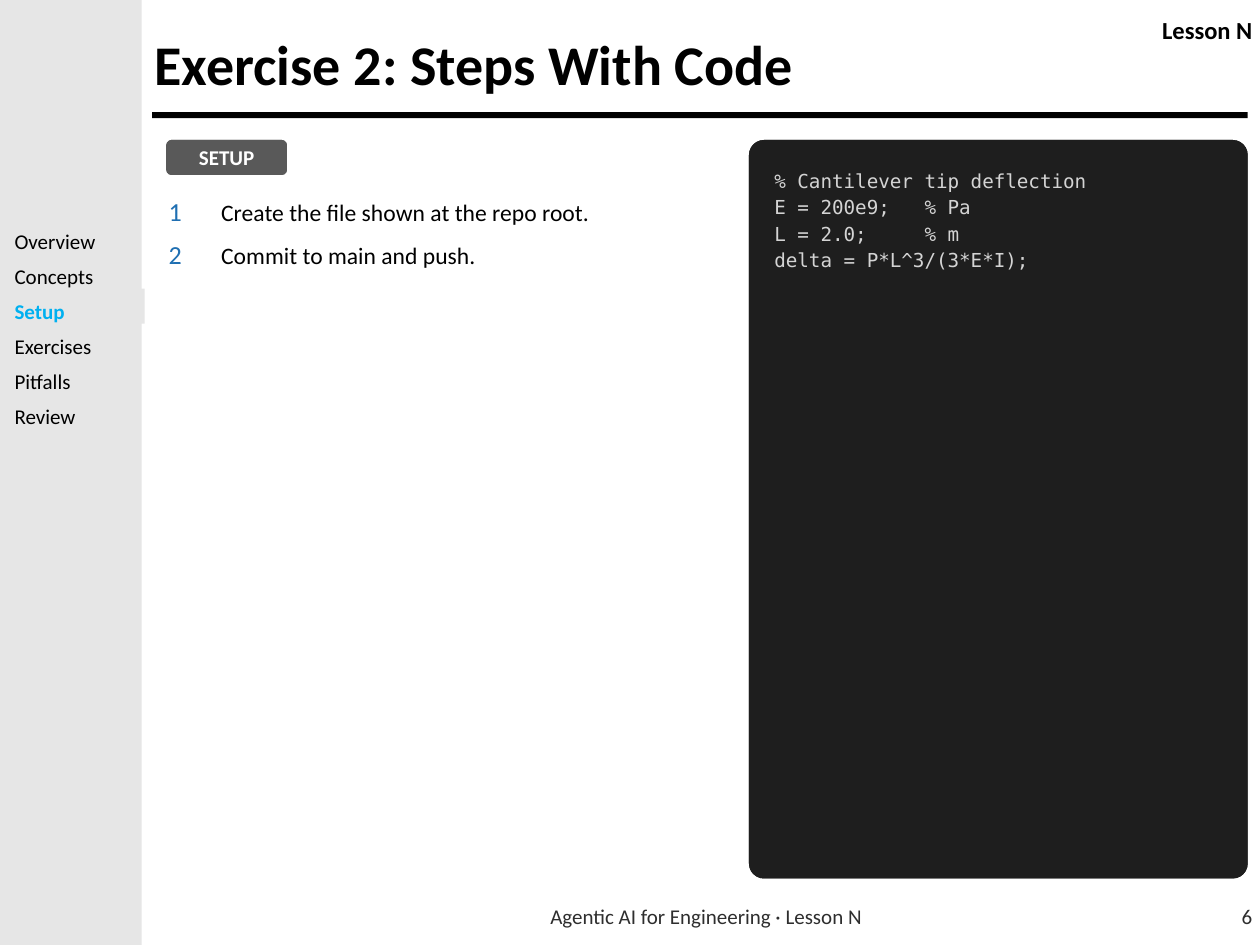
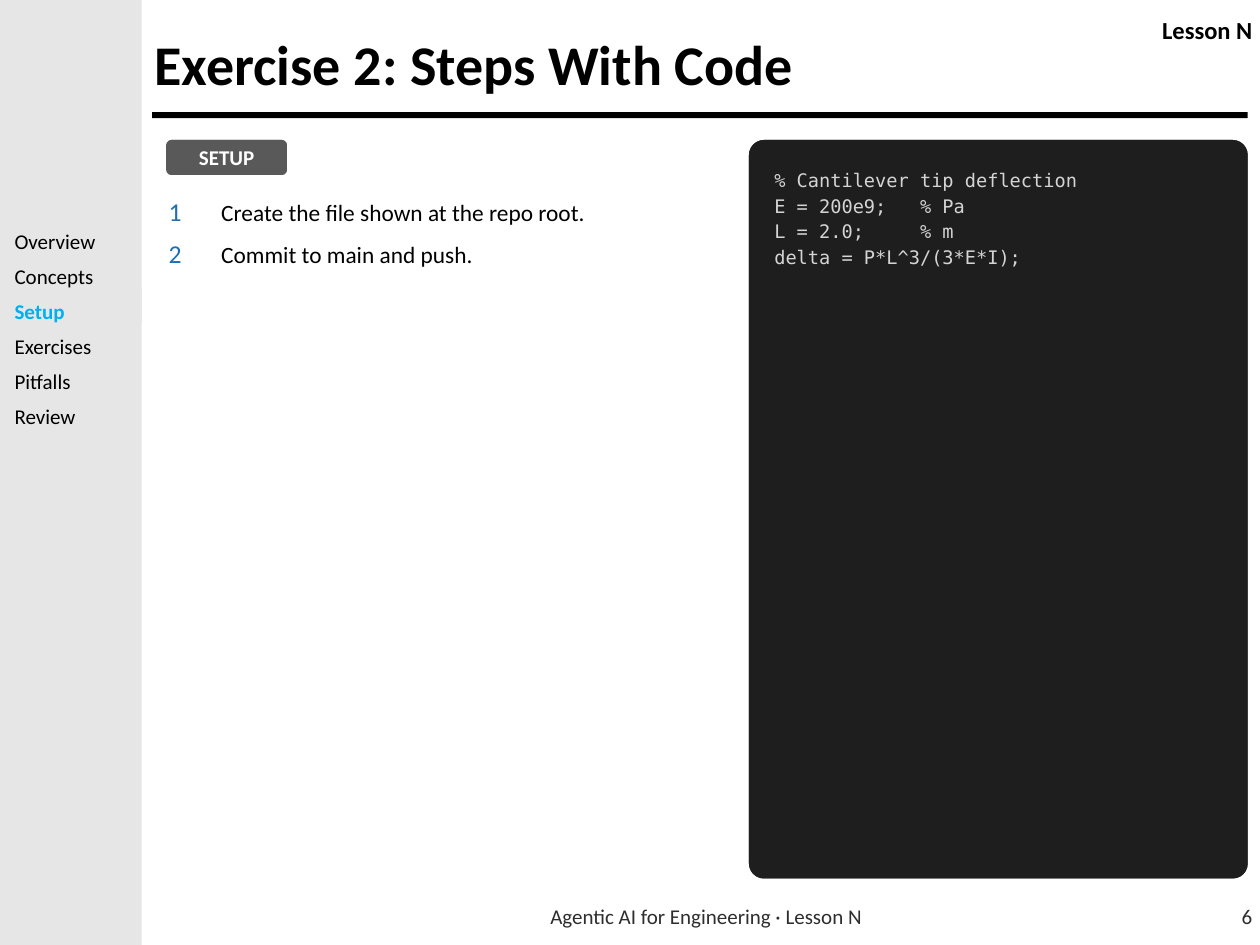
Before and after one commit to usafa-dfas/Agentic-AI-for-Engineering, a slide deck: slide 6 of templates/Agentic_AI_Course_Template.potx. Drawn at 1260x945 pixels with LibreOffice and Linux fonts; fonts in the diff are those of the drawing; background and template pictures are left out. Boxes give left, top, right and bottom in pixels: in the first picture for what was removed or moved away, otherwise in the second. Text is boxed around its words. In the diff, an @@ line names an element or a change of style, - is before the commit and + after.

```diff
--- a/templates/Agentic_AI_Course_Template.potx
+++ b/templates/Agentic_AI_Course_Template.potx
@@ text "% Cantilever tip deflection" at bbox=[749, 140, 1248, 879]: size 16.5 to 16 pt @@
@@ text "Create the file shown at ..." at bbox=[221, 204, 584, 267]: size 20.2 to 20 pt @@
```
Also in this commit, not shown: 5 other slides changed, 1 slide added, 3 other files.
